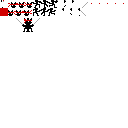
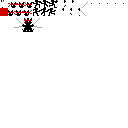
Layer changes from the first 128×128 image to the second:
added layer "s_Catwalk1" above "s_Catwalk2" over [25, 26, 40, 32]
added layer "s_Catwalk2" above "s_Cat0left" over [25, 26, 40, 32]
added layer "s_Catwalk1left" above "s_Catwalk2left" over [16, 26, 31, 32]
added layer "s_Catwalk2left" above "s_Cat0 #1" over [16, 26, 31, 32]
added layer "s_Cat0 #1" above "s_Catwalk1 #1" over [25, 26, 42, 32]
added layer "s_Catwalk1 #1" above "s_Catwalk2 #1" over [25, 26, 42, 32]
added layer "s_Catwalk2 #1" above "s_Cat0left #1" over [25, 26, 42, 32]
added layer "s_Cat0left #1" above "s_Catwalk1left #1" over [14, 26, 31, 32]
added layer "s_Catwalk1left #1" above "s_Catwalk2left #1" over [14, 26, 31, 32]
added layer "s_Catwalk2left #1" above "p_base" over [14, 26, 31, 32]
